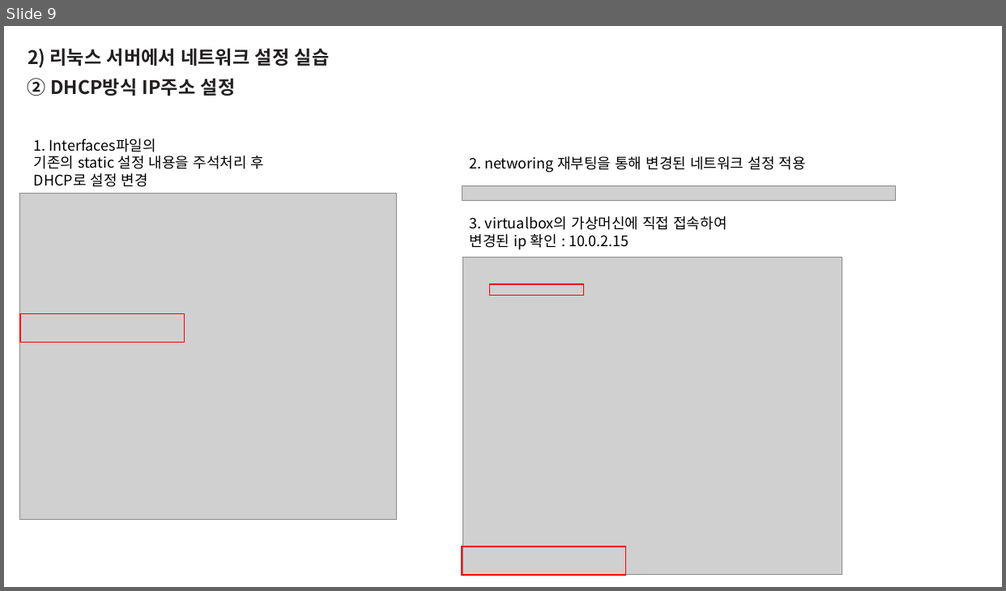
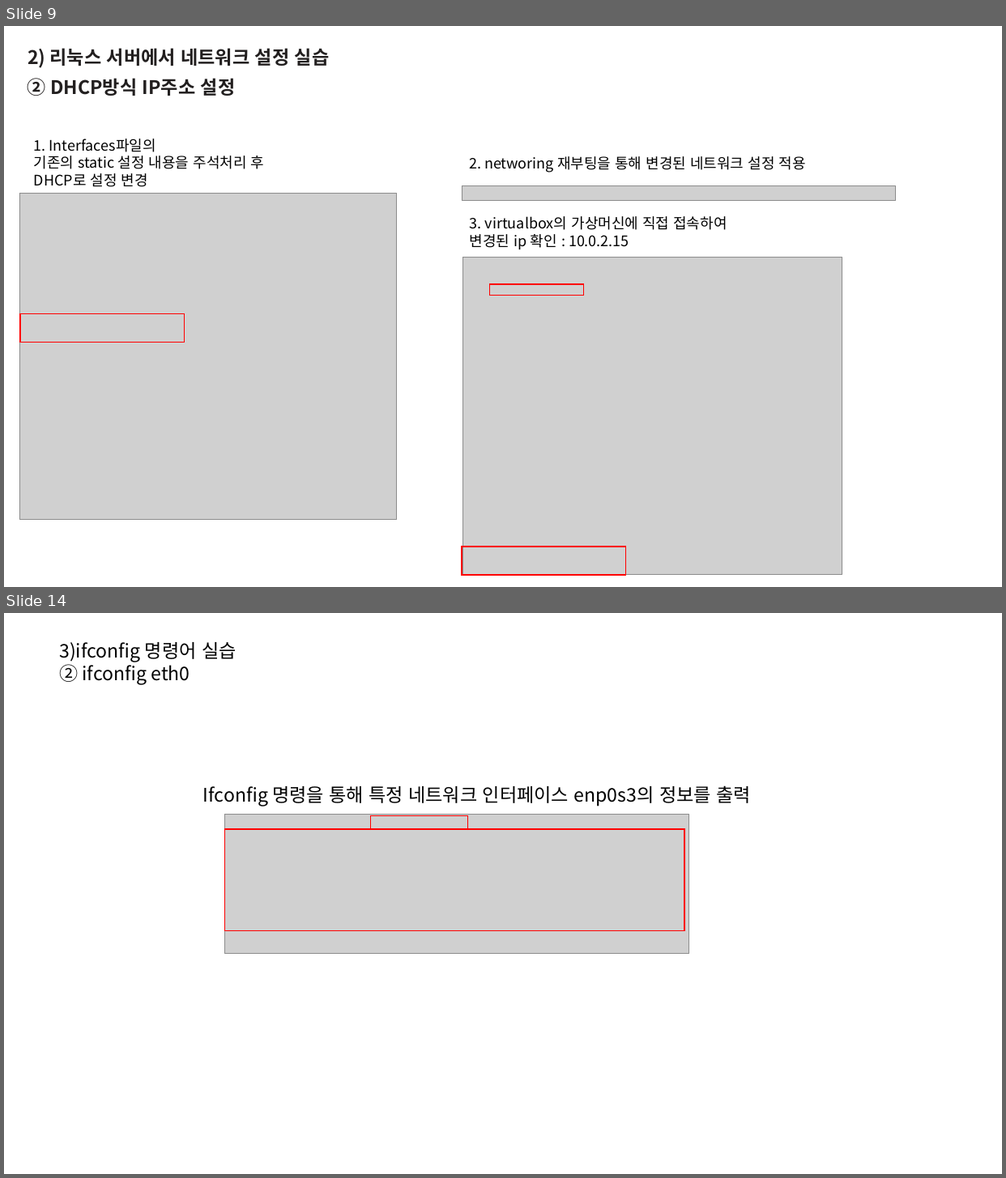
Before and after one commit to blueduckgraymouse/KOPO_SoftwareCoding, a slide deck: 리눅스 프로그래밍 수업/7강/35_임현덕_20220411.pptx. Shown one above the other, each under a label of ours: slide 9 before the commit, slides 9 and 14 after it; the slides between them are not shown. The pictures are 1006x591 and 1006x1178 pixels, drawn with LibreOffice and Linux fonts; fonts in the diff are those of the drawing; grey boxes stand for pictures. Boxes give left, top, right and bottom in pixels: in the first picture for what was removed or moved away, otherwise in the second. Text is boxed around its words. In the diff, an @@ line names an element or a change of style, - is before the commit and + after.

```diff
--- a/리눅스 프로그래밍 수업/7강/35_임현덕_20220411.pptx
+++ b/리눅스 프로그래밍 수업/7강/35_임현덕_20220411.pptx
@@ slide 14 added at (x1=4, y1=613, x2=1002, y2=1174), background #FFFFFF @@
@@ text added at (x1=59, y1=642, x2=236, y2=685), 18 pt, text #000000 @@
+3)ifconfig 명령어 실습
+② ifconfig eth0
@@ text added at (x1=203, y1=786, x2=751, y2=807), 18 pt, text #000000 @@
+Ifconfig 명령을 통해 특정 네트워크 인터페이스 enp0s3의 정보를 출력
@@ picture added at (x1=225, y1=815, x2=689, y2=954) @@
@@ rectangle added at (x1=225, y1=829, x2=684, y2=931), outline #FF0000 1 pt @@
@@ rectangle added at (x1=371, y1=815, x2=468, y2=829), outline #FF0000 1 pt @@
```
Also in this commit, not shown: 2 slides changed, 16 other slides added, 3 slides removed.
